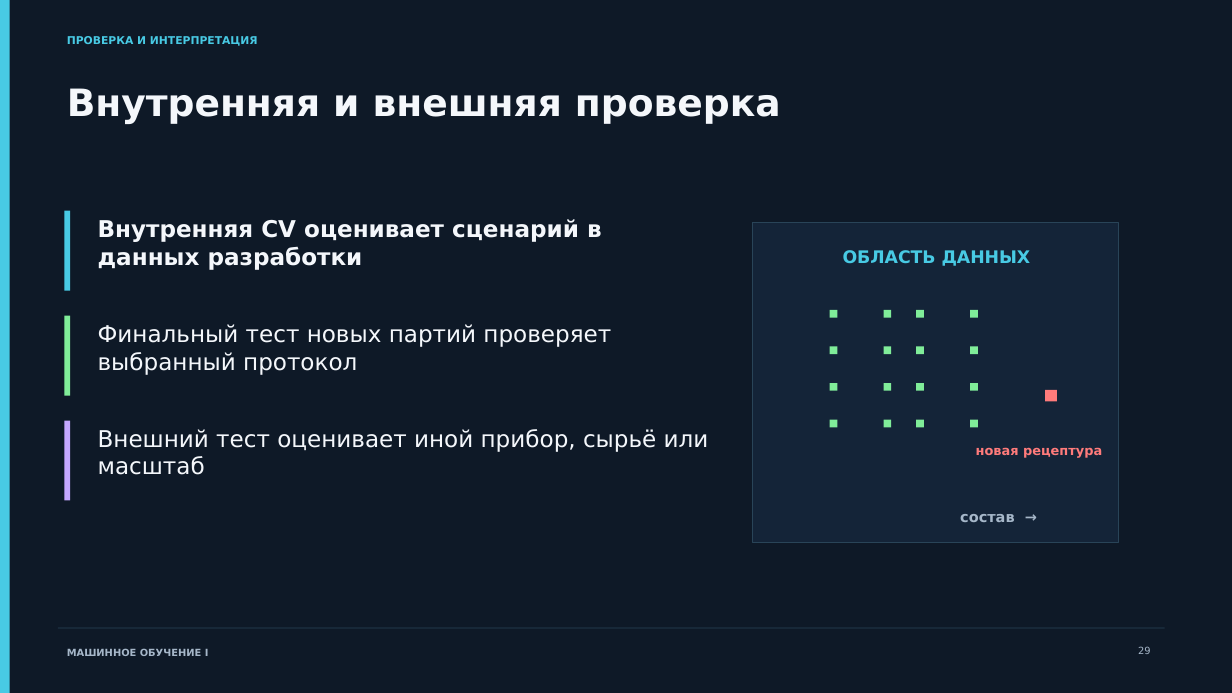
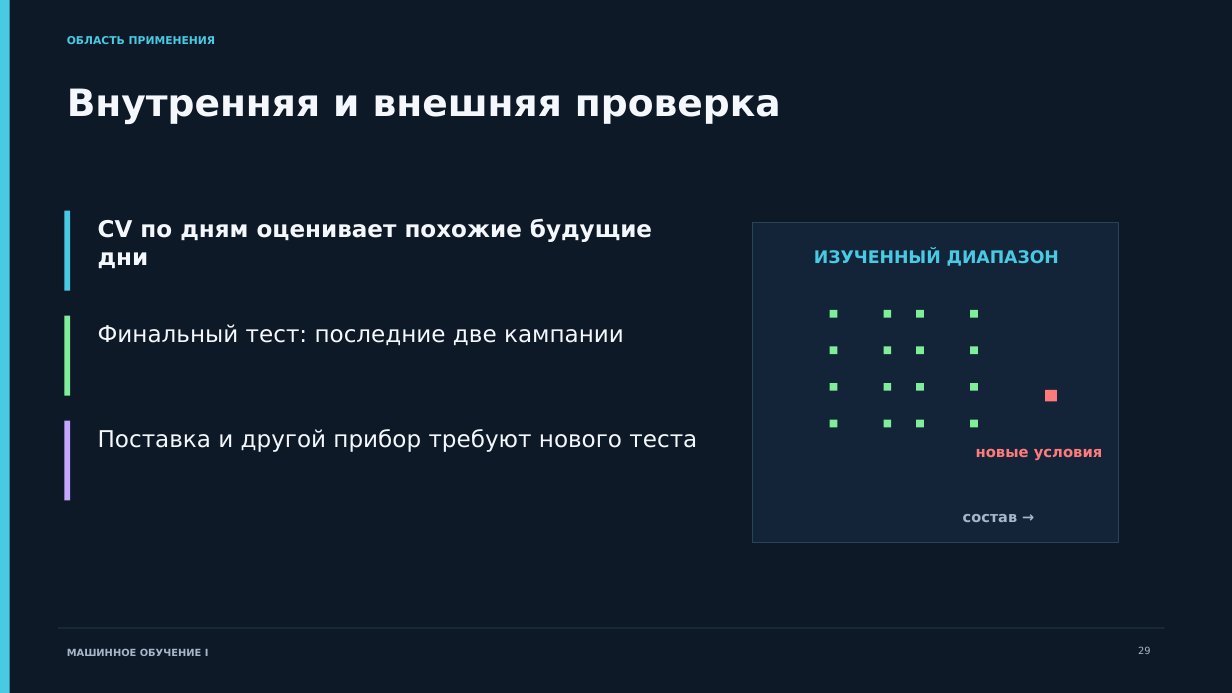
Before and after one commit to ashrpv/computer_science_in_nanoscience, a slide deck: slide 29 of slides/11-ml-problem_and_validation.pptx. Drawn at 1232x693 pixels with LibreOffice and Linux fonts; fonts in the diff are those of the drawing. Boxes give left, top, right and bottom in pixels: in the first picture for what was removed or moved away, otherwise in the second. Text is boxed around its words. In the diff, an @@ line names an element or a change of style, - is before the commit and + after.

```diff
--- a/slides/11-ml-problem_and_validation.pptx
+++ b/slides/11-ml-problem_and_validation.pptx
@@ text at [67,36,216,44]: text changed @@
-ПРОВЕРКА И ИНТЕРПРЕТАЦИЯ
+ОБЛАСТЬ ПРИМЕНЕНИЯ
@@ text at [98,218,652,269]: text changed @@
-Внутренняя CV оценивает сценарий в данных разработки
+CV по дням оценивает похожие будущие дни
@@ text at [814,250,1059,266]: text changed @@
-ОБЛАСТЬ ДАННЫХ
+ИЗУЧЕННЫЙ ДИАПАЗОН
@@ text at [98,324,624,346]: text changed @@
-Финальный тест новых партий проверяет выбранный протокол
+Финальный тест: последние две кампании
@@ text at [98,429,697,452]: text changed @@
-Внешний тест оценивает иной прибор, сырьё или масштаб
+Поставка и другой прибор требуют нового теста
@@ text at [976,448,1103,461]: text changed; size 10.1 to 11.5 pt @@
-новая рецептура
+новые условия
```
Also in this commit, not shown: 37 other slides changed, 2 slides added, 2 slides removed, 3 other files.
